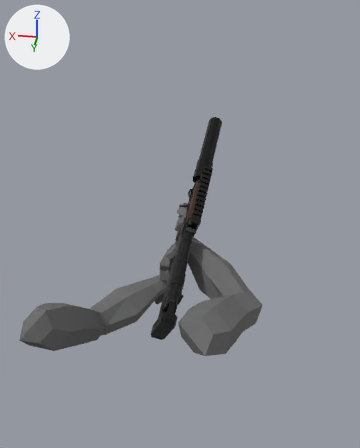
The Blender file OTSGroza/Animation/OTSGroza_Animation.blend, before and after one commit.
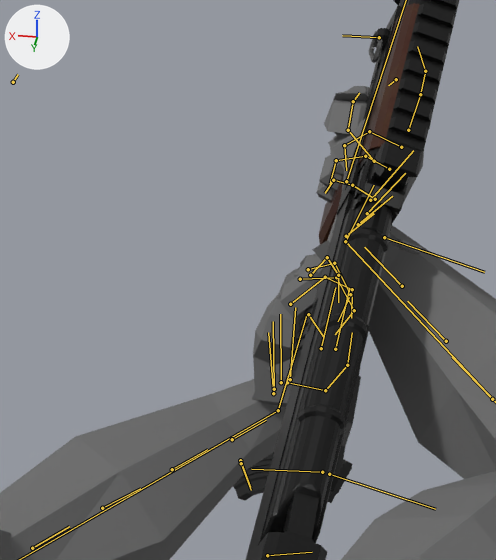
Each version is shown whole from a camera (50 mm lens) standing at (-1.76, 5.78, 4.35) and looking at (-0.22, -6.4, -1.56), then close up on the part from 27% to 61% of the width and 41% to 71% of the height. The lights are fixed; the arrows at upper left show +X, +Y and +Z. Both versions are drawn at frame 100 of the action 'ReloadEmpty'; the numbers are the values there. The bones that bend it are drawn over the model as lines in the close-ups.
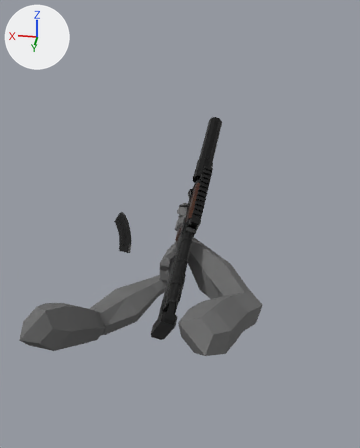
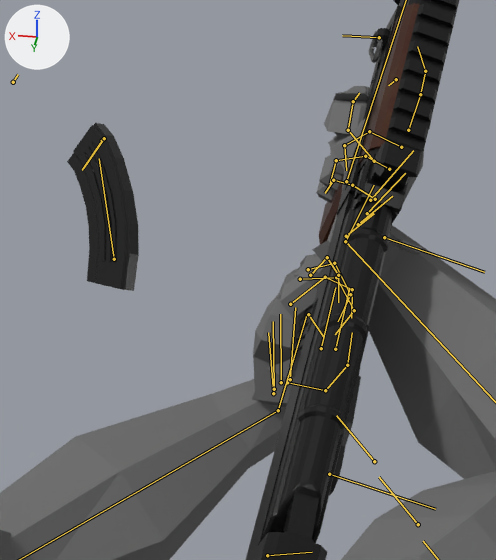
Pixel boxes (x1, y1, x2, y2) of what changed, in the close-ups (496 x 560 px):
'Cube.005', posed
    before: (233, 452, 353, 503)
    after: (67, 123, 139, 291)
bone 'Mag', root to tip
    before: (322, 472) to (251, 469)
    after: (114, 259) to (99, 158)

The change in detail:
Bone 'Mag' (bone_mag) moves from (-1.84, -9.79, -1.83) to (0.84, -7.07, -0.36).
Bone 'Mag' (bone_mag) turns from (-163, -7, 44) to (121, 6, 48) degrees about its own x, y and z.
